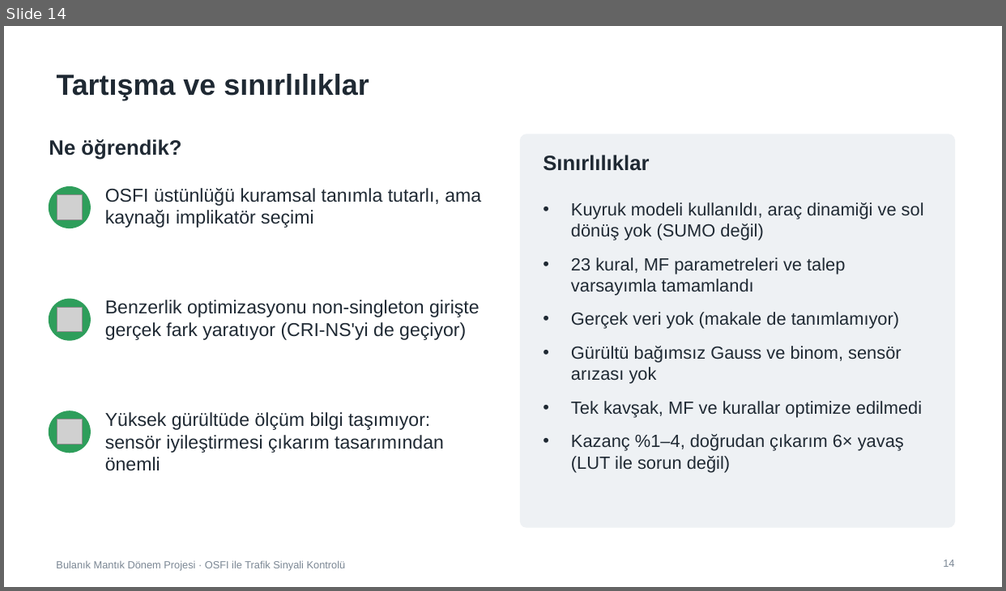
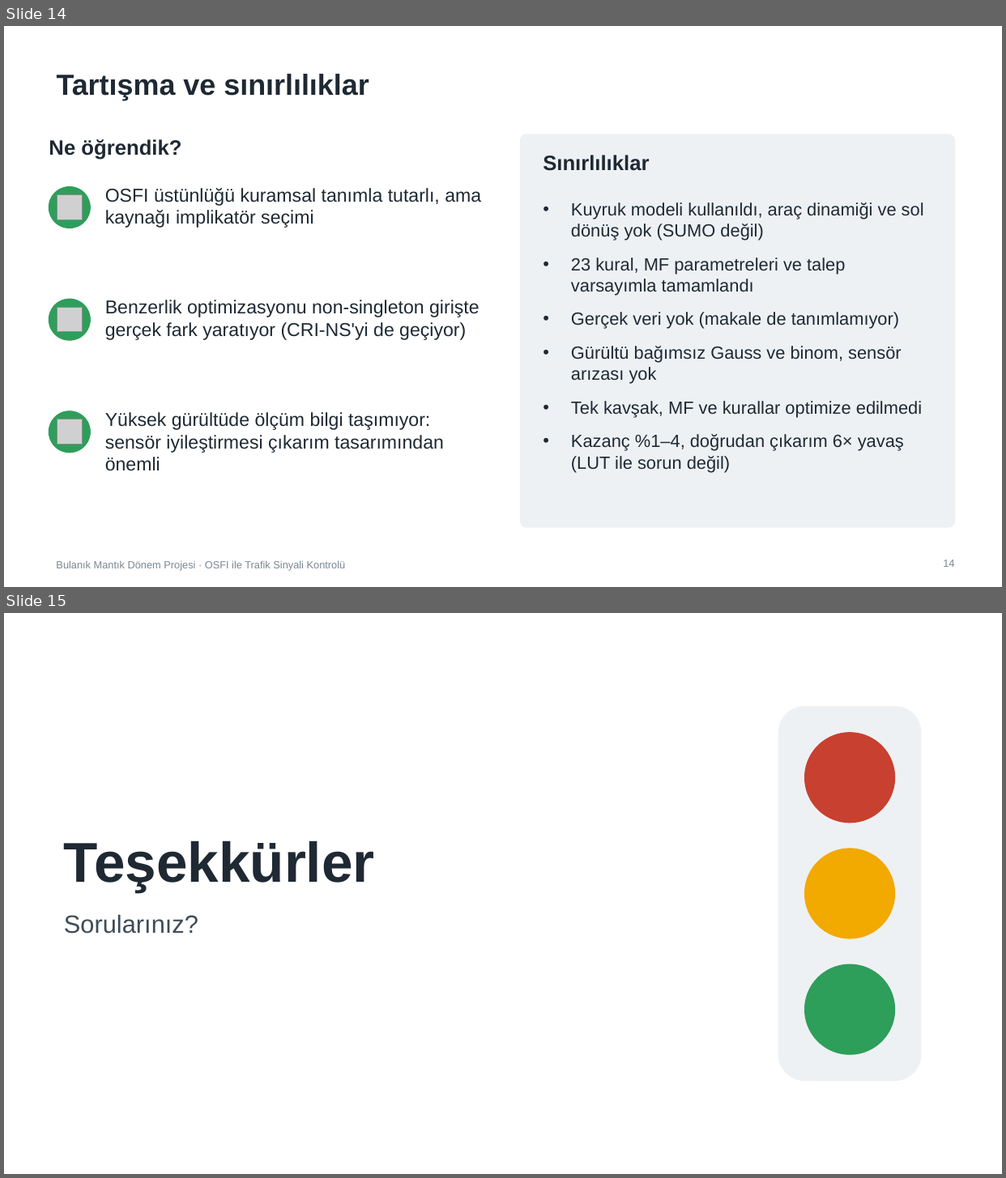
Before and after one commit to iscanliomerfaruk/osfi-traffic-signal-control, a slide deck: presentation/OSFI_Sunum.pptx. Shown one above the other, each under a label of ours: slide 14 before the commit, slides 14 and 15 after it. The pictures are 1006x591 and 1006x1178 pixels, drawn with LibreOffice and Linux fonts; fonts in the diff are those of the drawing; grey boxes stand for pictures. Boxes give left, top, right and bottom in pixels: in the first picture for what was removed or moved away, otherwise in the second. Text is boxed around its words. In the diff, an @@ line names an element or a change of style, - is before the commit and + after.

```diff
--- a/presentation/OSFI_Sunum.pptx
+++ b/presentation/OSFI_Sunum.pptx
@@ slide 15 added at (4,613,1002,1174), background #FFFFFF @@
@@ rounded rectangle added at (779,707,921,1081), fill #EEF1F4, outline #EEF1F4 1 pt @@
@@ ellipse added at (805,733,895,823), fill #C8402F, outline #C8402F 1 pt @@
@@ text added at (64,841,375,892), 54 pt, text #1F2933, bold @@
+Teşekkürler
@@ ellipse added at (805,849,895,939), fill #F2A900, outline #F2A900 1 pt @@
@@ text added at (64,914,198,934), 24 pt, text #3E4C59 @@
+Sorularınız?
@@ ellipse added at (805,965,895,1054), fill #2E9E5B, outline #2E9E5B 1 pt @@
```
Also in this commit, not shown: 7 slides changed, 1 slide removed, 1 other file.
